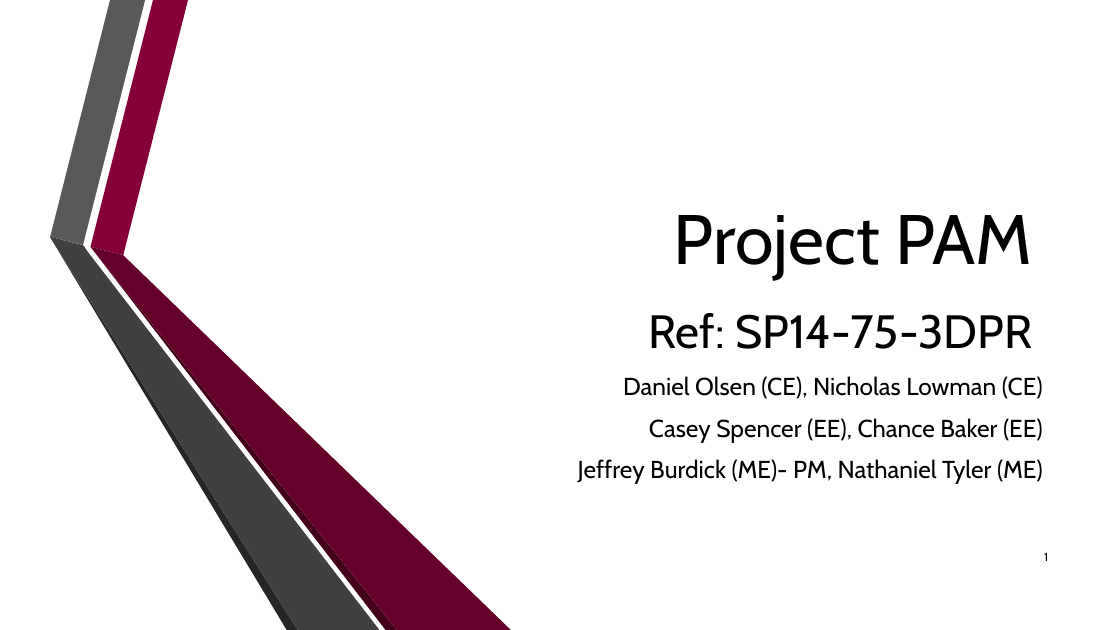
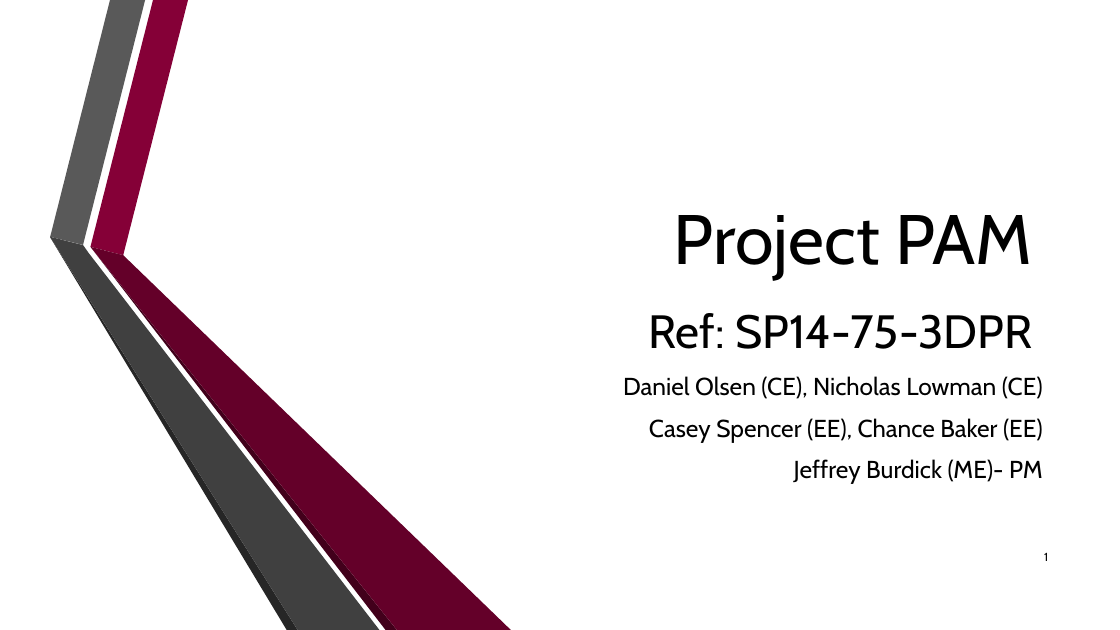
Before and after one commit to dan-olsen/SeniorDesign, a slide deck: slide 1 of Presentations/DesignPres/DesignPres-75.pptx. Drawn at 1120x630 pixels with LibreOffice and Linux fonts; fonts in the diff are those of the drawing; background and template pictures are left out. Boxes give left, top, right and bottom in pixels: in the first picture for what was removed or moved away, otherwise in the second. Text is boxed around its words. In the diff, an @@ line names an element or a change of style, - is before the commit and + after.

```diff
--- a/Presentations/DesignPres/DesignPres-75.pptx
+++ b/Presentations/DesignPres/DesignPres-75.pptx
@@ subtitle at (794, 459, 1043, 484): text changed @@
-Jeffrey Burdick (ME)- PM, Nathaniel Tyler (ME)
+Jeffrey Burdick (ME)- PM
```
Also in this commit, not shown: 1 other slide changed.
